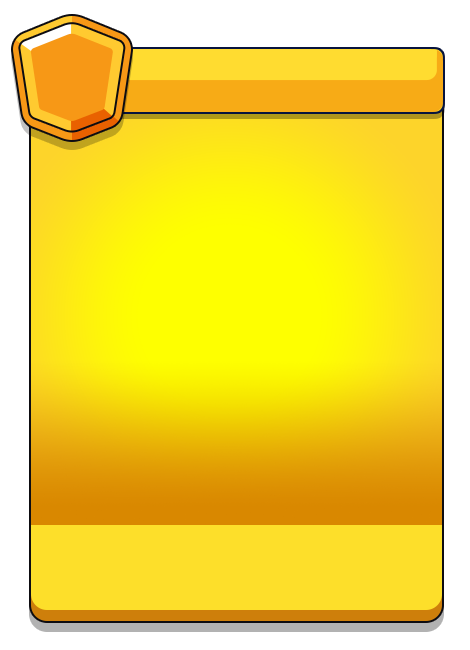
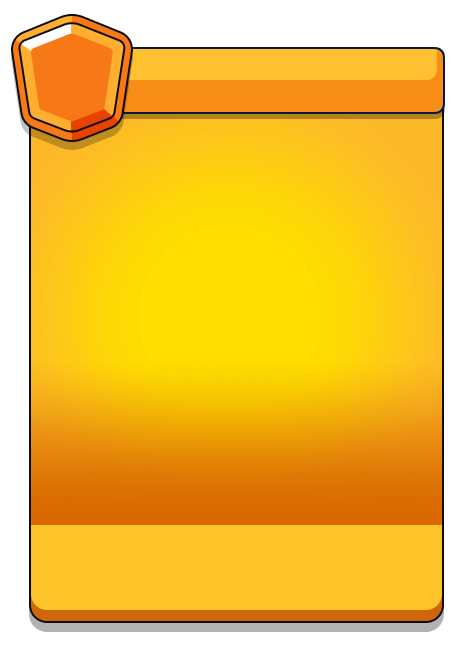
Revision of a layered 470 x 650 image; what changed, layer by layer:
removed group "1" (49 layers) over [13, 16, 445, 621]
removed group "CharacterLevelMax" (6 layers) from group "1" over [13, 16, 444, 150]
removed layer "level copia" from group "CharacterLevelMax" over [13, 16, 133, 150]
removed layer "bar copia" from group "CharacterLevelMax" over [66, 49, 443, 112]
removed group "bg" (1st of 4, in "1" › "CharacterLevelMax") (1 layers) from group "CharacterLevelMax" over [65, 48, 444, 113]
removed layer "bg" (2nd of 4, in "1" › "CharacterLevelMax" › "bg") from group "bg" over [65, 48, 444, 113]
removed group "frame" (6 layers) from group "1" over [13, 24, 445, 621]
removed layer "name_bg" from group "frame" over [31, 525, 442, 610]
moved "shadow" out of group "frame", painted on it over [13, 16, 445, 621]
removed layer "glow" from group "frame" over [17, 77, 445, 556]
removed layer "bg" (3rd of 4, in "1" › "frame") from group "frame" over [31, 50, 442, 610]
removed layer "bg" (4th of 4, in "1" › "frame") from group "frame" over [31, 50, 442, 621]
